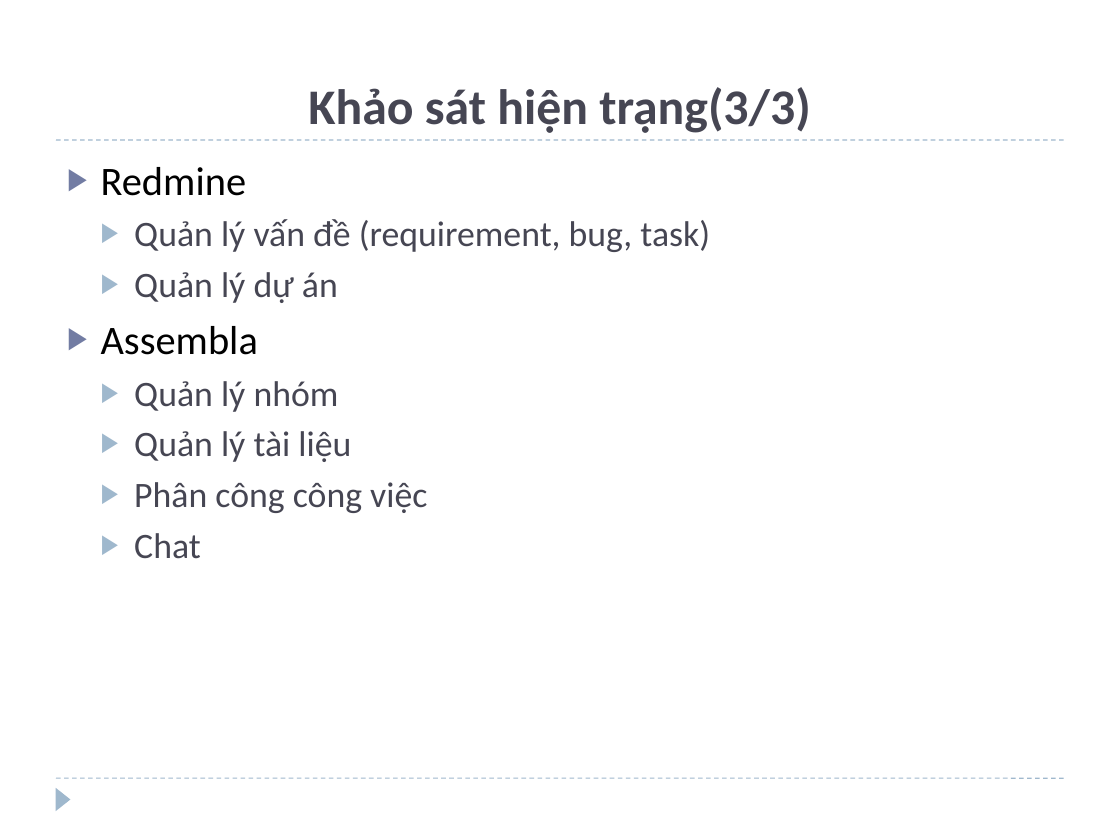
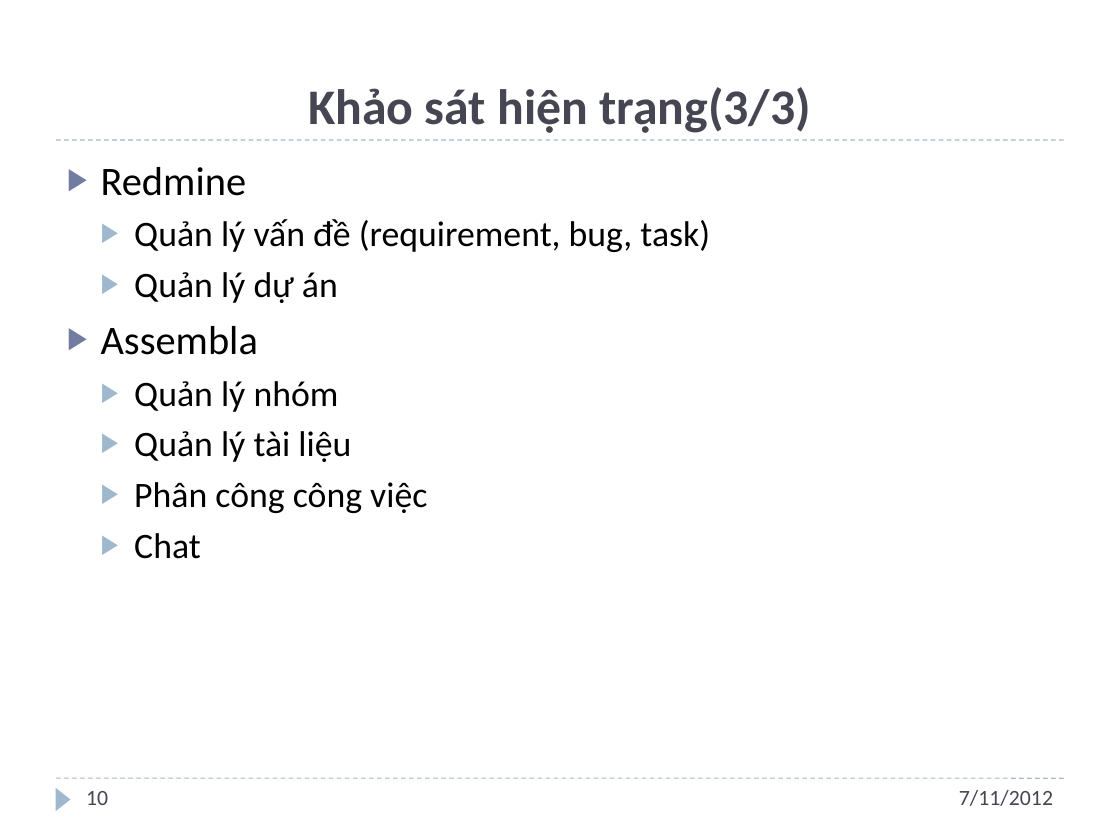
Before and after one commit to andungtra/he-thong-quan-ly-tuong-tac, a slide deck: slide 10 of Report/ppt/Presentation.pptx (slide 8 before the commit). Drawn at 1120x840 pixels with LibreOffice and Linux fonts; fonts in the diff are those of the drawing; background and template pictures are left out. Boxes give left, top, right and bottom in pixels: in the first picture for what was removed or moved away, otherwise in the second. Text is boxed around its words. In the diff, an @@ line names an element or a change of style, - is before the commit and + after.

```diff
--- a/Report/ppt/Presentation.pptx
+++ b/Report/ppt/Presentation.pptx
@@ text at [134,219,710,559]: text colour #464653 to #000000 in "Quản lý vấn đề (requirement, bug, task)", "Quản lý dự án", "Quản lý nhóm", "Quản lý tài liệu" and 2 more places @@
@@ page number added at [86,791,108,805], 14 pt, text #464653 @@
+10
@@ text added at [959,790,1053,806], 14 pt, text #464653 @@
+7/11/2012
```
Also in this commit, not shown: 15 other slides changed, 17 slides added, 6 slides removed.
